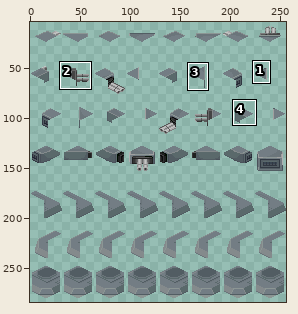
Two versions of one sprite sheet, Resources/UnitSprites/SWUPPERLASCturret.png. Above: a wide view before the commit, with the close-up outlined.
Close-up. Before the edit:
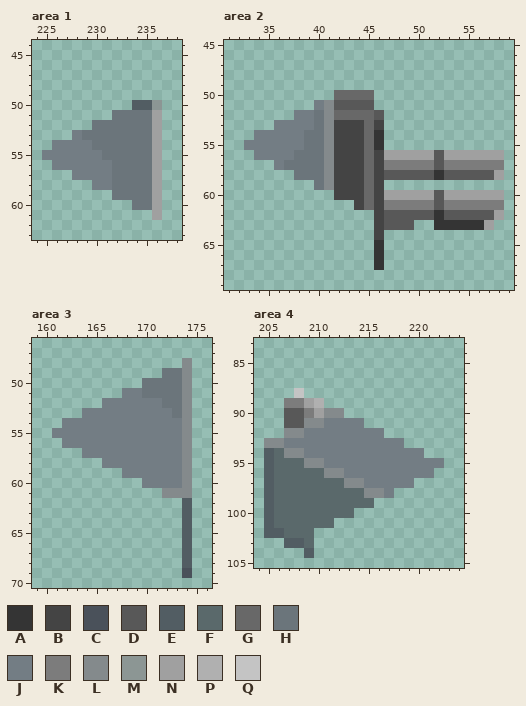
The file is 256x320 pixels. Shown: area 1: x 224..238, y 44..63; area 2: x 31..59, y 45..69; area 3: x 159..176, y 46..70; area 4: x 204..224, y 83..105. The wide view leaves out empty margins. The commit also changed other parts of the picture, which this record leaves out.
Palette (. is transparent): A #343434  B #444444  C #4a515a  D #585858  E #525d63  F #5a696b  G #686868  H #6b757b  J #737d84  K #7c7c7c  L #848a8c  M #8c9694  N #a0a0a0  P #b0b0b0  Q #c4c4c4
Pixels before, area 1, first column x 225:
50 .........EEM
51 .......HHHHN
52 .....HHHHHHN
53 ...JHHHHHHHN
54 .JJJJHHHHHHN
55 JJJJJJHHHHHN
56 .JJJJJJHHHHN
57 ...JJJJHHHHN
58 .....JJHHHHN
59 .......HHHHN
60 .........HHN
61 ...........N
Pixels before, area 2, first column x 33:
50 .........GGGG.............
51 .......JLDDDD.............
52 .....JJHLGGGGD............
53 ...JJJJHLBBBGB............
54 .JJJJJHHLBBBGA............
55 JJJJJJHHLBBBGA............
56 .JJJJHHHLBBBGBNNNNNDNNNNNN
57 ...JHHHHLBBBGBKKKKKDKKKKKK
58 .....HHHLBBBGBDDDDDADDDDDN
59 .......HLBBBGB............
60 .........BBBGBNNNNNDNNNNNN
61 ...........BGBKKKKKDKKKKKK
62 .............BDDDDDADDDDDN
63 .............BDDD..AAAAAN.
64 .............B............
65 .............A............
66 .............A............
67 .............A............
Pixels before, area 3, first column x 161:
48 .............L
49 ...........HHL
50 .........HHHHL
51 .......JJHHHHL
52 .....JJJJJJHHL
53 ...JJJJJJJJJHL
54 .JJJJJJJJJJJJL
55 JJJJJJJJJJJJJL
56 .JJJJJJJJJJJJL
57 ...JJJJJJJJJJL
58 .....JJJJJJJJL
59 .......JJJJJJL
60 .........JJJJL
61 ...........LLL
62 .............E
63 .............E
64 .............E
65 .............E
66 .............E
67 .............E
68 .............E
69 .............C
Pixels before, area 4, first column x 205:
 88 ...Q..............
 89 ..KKNP............
 90 ..DDKNLL..........
 91 ..DDLLJJJJ........
 92 ..LLJJJJJJJJ......
 93 LLJJJJJJJJJJJJ....
 94 EFLLJJJJJJJJJJJJ..
 95 EFFFLLJJJJJJJJJJJJ
 96 EFFFFFLLJJJJJJJJJ.
 97 EFFFFFFFLLJJJJJ...
 98 EFFFFFFFFFLLJ.....
 99 EFFFFFFFFFF.......
100 EFFFFFFFF.........
101 EFFFFFF...........
102 EEFFF.............
103 ..EEF.............
104 ....E.............
Once edited:
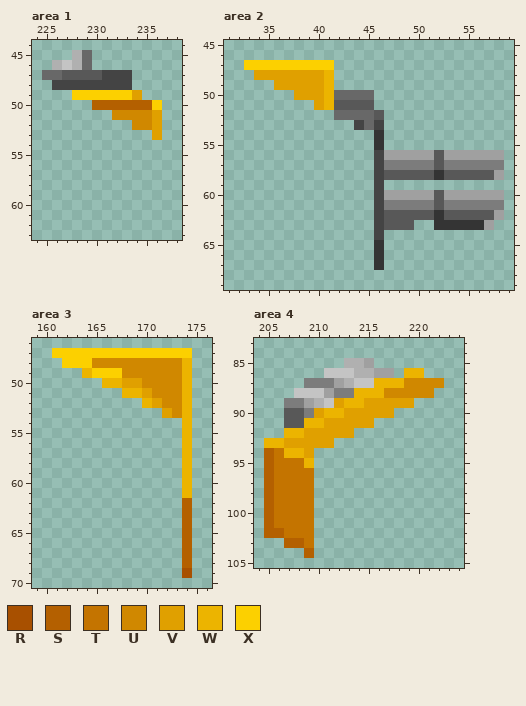
Colours new in this view: R #a85000  S #b46000  T #c47400  U #d08800  V #e0a000  W #ecb400  X #fcd000
From old to new:
Changed rows in their new state; - is an unchanged pixel.
Area 1:
first column x 225:
45 ---PG-------
46 -PQPG-------
47 GGDDDDBBB---
48 -BBBBBBBB---
49 ---XXXXXXV--
50 -----SSSSSSX
51 -------UUUUV
52 -----....UUV
53 ---........V
54 -...........
55 ............
56 -...........
57 ---.........
58 -----.......
59 -------.....
60 ---------...
61 -----------.
Area 2:
first column x 33:
47 XXXXXXXXX----
48 -VVVVVVVW----
49 ---VVVVVW----
50 -----VVVW----
51 -------VW----
52 -----....----
53 ---........--
54 -............
55 .............
56 -............
57 ---..........
58 -----........
59 -------......
60 ---------....
61 -----------..
Area 3:
first column x 161:
47 XXXXXXXXXXXXXX
48 -XXXUUUUUUUUUW
49 ---WXXXUUUUUUW
50 -----WWVVUUUUW
51 -------WWVUUUW
52 -----....WVUUW
53 ---........VUW
54 -............W
55 .............W
56 -............W
57 ---..........W
58 -----........W
59 -------......W
60 ---------....W
61 -----------..W
62 -------------S
63 -------------S
64 -------------S
65 -------------S
66 -------------S
67 -------------S
68 -------------S
69 -------------R
Area 4:
first column x 205:
 85 --------PPN-------
 86 ------QQQPPNN-WW--
 87 ----KKKNPQQWWWUUUU
 88 ----QQNKKWWWUUUUU-
 89 ------QVWWVVVVV---
 90 -----VWWVVVVV-----
 91 ----WWVVVVV-------
 92 --WWVVVVV...------
 93 WWVVVVV.......----
 94 STWWV...........--
 95 STTTW.............
 96 STTTT............-
 97 STTTT..........---
 98 STTTT........-----
 99 STTTT......-------
100 STTTT....---------
101 STTTT..-----------
102 SSTTT-------------
103 --SST-------------
104 ----S-------------
Boxes around the changes in both close-ups, in picture pixels (x1, y1, x2, y2):
changed: (42, 50, 162, 220)
changed: (244, 60, 374, 210)
changed: (52, 348, 192, 578)
changed: (264, 358, 444, 558)
